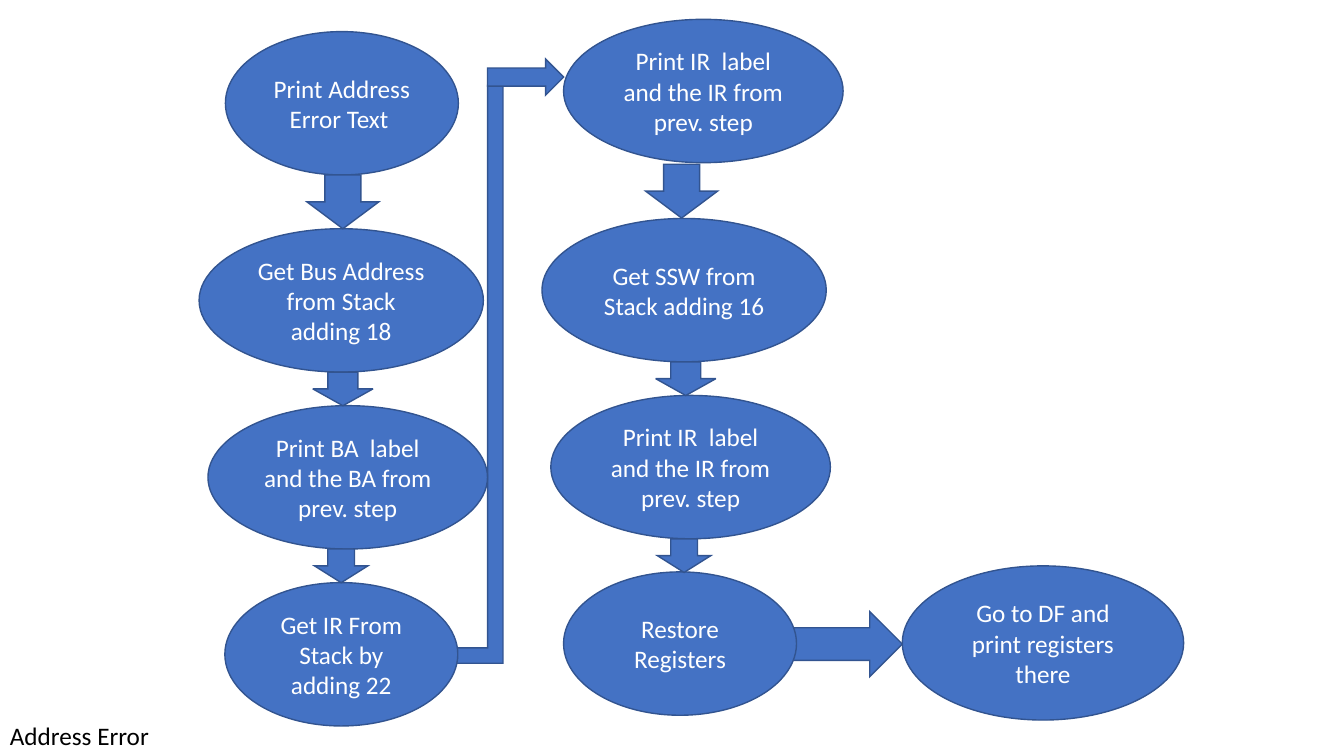
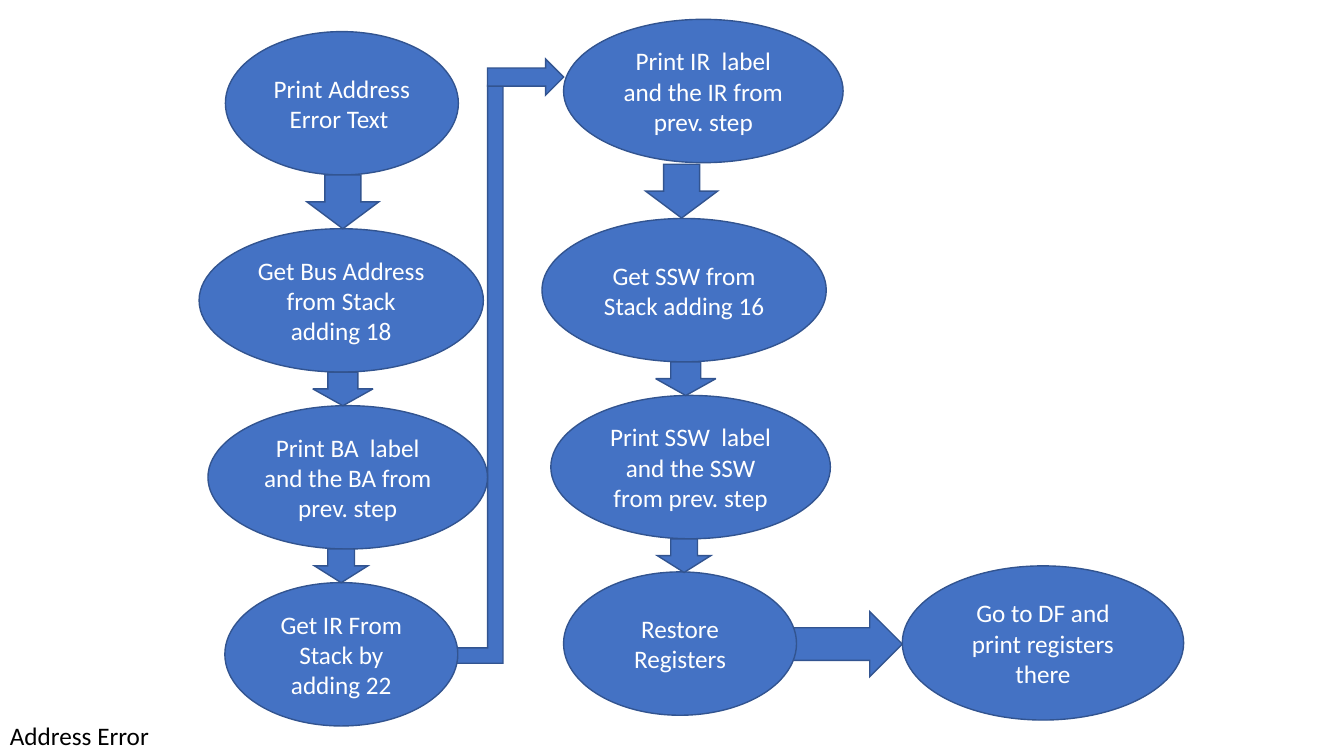
Before and after one commit to metemorris/ECE441DESIGNPROJECT, a slide deck: slide 22 of Flowcharts.pptx. Drawn at 1344x756 pixels with LibreOffice and Linux fonts; fonts in the diff are those of the drawing. Boxes give left, top, right and bottom in pixels: in the first picture for what was removed or moved away, otherwise in the second. Text is boxed around its words. In the diff, an @@ line names an element or a change of style, - is before the commit and + after.

```diff
--- a/Flowcharts.pptx
+++ b/Flowcharts.pptx
@@ text in ellipse at box(610, 428, 770, 511): text changed @@
-Print IR label and the IR from prev. step
+Print SSW label and the SSW from prev. step
```
Also in this commit, not shown: 2 other slides changed, 4 other files.
